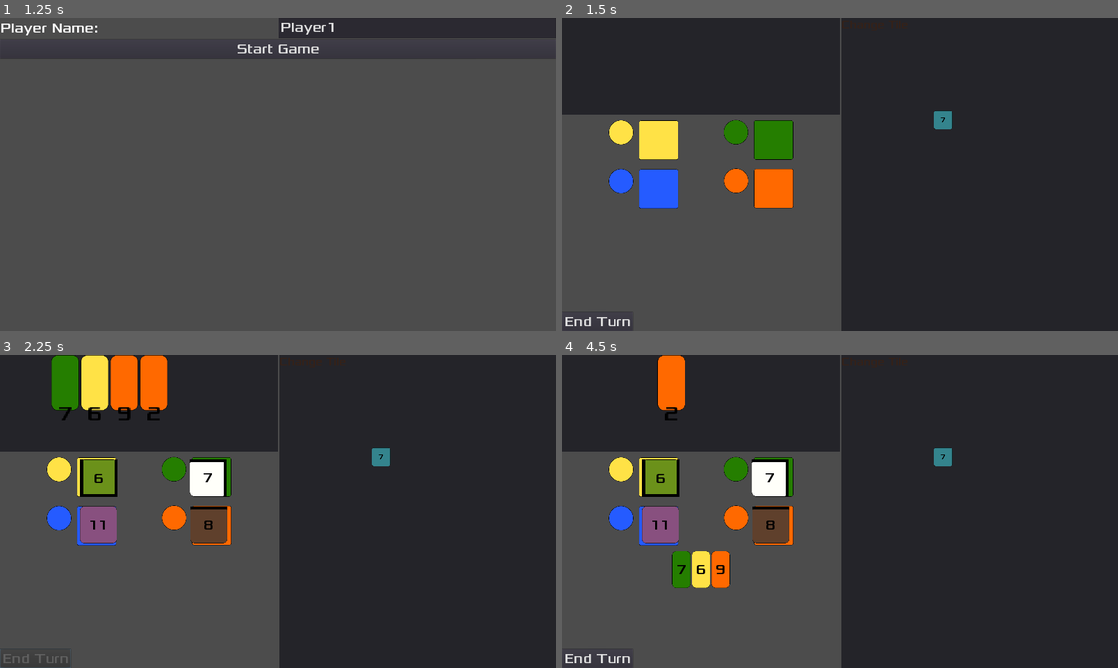
Above: before the commit, frames 1-4 (two rows, left to right).
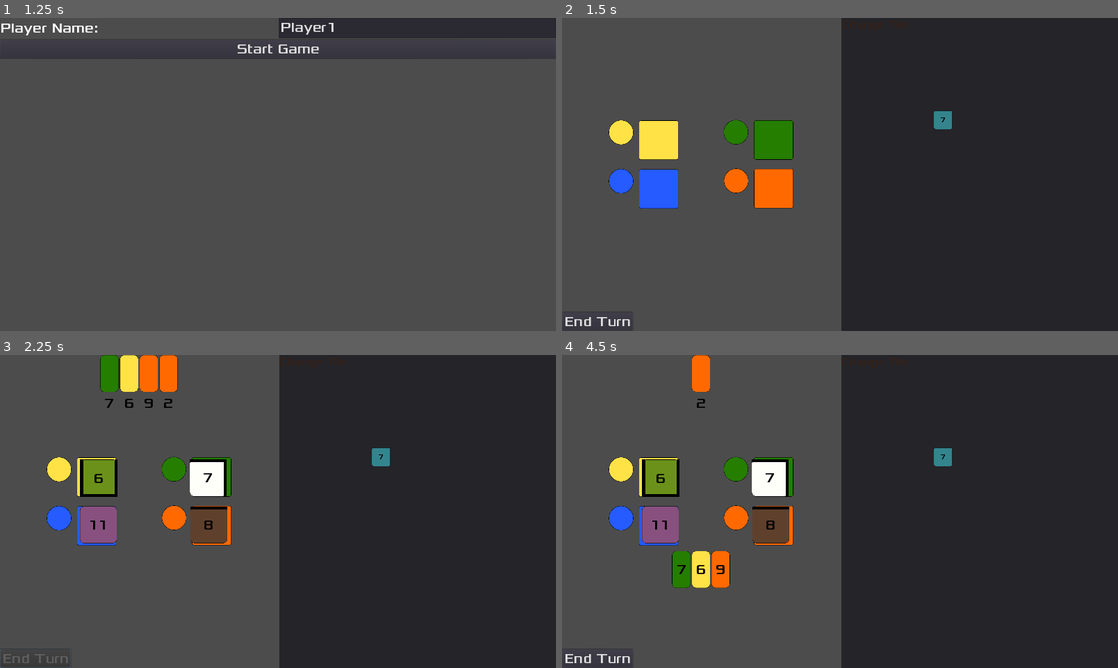
Above: after the commit, the same moments.

Repository: Structed/alcaramba
Game: Godot game, scene res://Drawable/MainMenu/MainMenu.tscn
Two runs of this game, one before a commit and one after it. Both use one fixed random seed, a clock stepped at 60 frames per second and the inputs below.
Inputs:
- Up to frame 1 (1.25 s): click "New Game" at 0.5 s
- Up to frame 2 (1.5 s): click "Start Game" at 1.25 s
- Up to frame 3 (2.25 s): click "End Turn" at 2 s
- Up to frame 4 (4.5 s): click "7" at 2.75 s; click "6" at 3.5 s; click "9" at 4.25 s

Frame 1 is identical in both runs. In frame 2, 15% of the frame differs, in the area x 0-50%, y 0-31%; in frame 3, 15%; in frame 4, 15%.

Commit message:
Refactor: Split Money Market out of Market

Diff:
--- a/src/alcaramba/Drawable/Market/Market.gd
+++ b/src/alcaramba/Drawable/Market/Market.gd
@@ -2,17 +2,17 @@
 
 const MAX_MARKET_CARDS = 4
 
-var card_scene = preload("res://Drawable/Card/MoneyCardDrawable.tscn")
 var tile_card_scene = preload("res://Drawable/Card/TileCardDrawable.tscn")
 
 onready var end_turn_button = get_node("%EndTurnButton")
 onready var tile_market = get_node("%TileMarket")
+onready var money_market = get_node("%MoneyMarket")
 
 
 # Called when the node enters the scene tree for the first time.
 func _ready():
 	Global.stack_tiles.shuffle()
-
+	money_market.connect("money_card_selected", self, "_on_money_card_selected")
 
 # Called every frame. 'delta' is the elapsed time since the previous frame.
 func _process(_delta):
@@ -23,12 +23,8 @@
 		end_turn_button.disabled = true
 
 
-func _get_active_money_card_count() -> int:
-	return $MarketsPanel/MoneyMarket/MoneyCards.get_child_count()
-
-
 func _check_can_refill_cards() -> bool:
-	if _get_active_money_card_count() < MAX_MARKET_CARDS || tile_market.cards_can_be_refilled():
+	if money_market.cards_can_be_refilled() || tile_market.cards_can_be_refilled():
 		return true
 	else:
 		return false
@@ -36,18 +32,8 @@
 
 func _on_EndTurnButton_pressed():
 	tile_market.refill_tiles()
-
-	var cards_to_refill_count = MAX_MARKET_CARDS - _get_active_money_card_count()
-	for _i in range(cards_to_refill_count):
-		var card = Global.stack_money.take_card()
-		var card_node = card_scene.instance()
-		card_node._card_info = card
-		$MarketsPanel/MoneyMarket/MoneyCards.add_child(card_node)
-		card_node.connect("pressed", self, "_on_MoneyCard_pressed", [card_node])
+	money_market.refill()
 
 
-func _on_MoneyCard_pressed(card_node: MoneyCardDrawable):
-	card_node.disconnect("pressed", self, "_on_MoneyCard_pressed")
-	Global.active_player.money_cards.add_card(card_node._card_info)
-	$MarketsPanel/MoneyMarket/MoneyCards.remove_child(card_node)
+func _on_money_card_selected(card_node: MoneyCardDrawable):
 	$MarketsPanel/Hand/Cards.add_child(card_node)
--- a/src/alcaramba/Drawable/Market/Market.tscn
+++ b/src/alcaramba/Drawable/Market/Market.tscn
@@ -1,8 +1,9 @@
-[gd_scene load_steps=6 format=2]
+[gd_scene load_steps=7 format=2]
 
 [ext_resource path="res://Drawable/Market/Market.gd" type="Script" id=1]
 [ext_resource path="res://Drawable/HandDrawable.tscn" type="PackedScene" id=2]
 [ext_resource path="res://Drawable/Market/TileMarket.tscn" type="PackedScene" id=3]
+[ext_resource path="res://Drawable/Market/MoneyMarket.tscn" type="PackedScene" id=4]
 [ext_resource path="res://Drawable/Town/Town.tscn" type="PackedScene" id=6]
 
 [sub_resource type="CanvasItemMaterial" id=1]
@@ -20,21 +21,13 @@
 size_flags_horizontal = 3
 size_flags_vertical = 3
 
-[node name="MoneyMarket" type="Panel" parent="MarketsPanel"]
+[node name="MoneyMarket" parent="MarketsPanel" instance=ExtResource( 4 )]
+unique_name_in_owner = true
+anchor_right = 0.0
+anchor_bottom = 0.0
 margin_right = 960.0
 margin_bottom = 333.0
-size_flags_horizontal = 3
-size_flags_vertical = 3
-
-[node name="MoneyCards" type="HBoxContainer" parent="MarketsPanel/MoneyMarket"]
-anchor_right = 1.0
-anchor_bottom = 1.0
-margin_right = -455.0
-margin_bottom = -64.0
-rect_scale = Vector2( 1.5, 1.5 )
-size_flags_horizontal = 3
-size_flags_vertical = 3
-alignment = 1
+rect_scale = Vector2( 1, 1 )
 
 [node name="TileMarket" parent="MarketsPanel" instance=ExtResource( 3 )]
 unique_name_in_owner = true
--- /dev/null
+++ b/src/alcaramba/Drawable/Market/MoneyMarket.gd
@@ -0,0 +1,32 @@
+extends HBoxContainer
+
+signal money_card_selected
+
+const MAX_MONEY_MARKET_CARDS = 4
+
+var card_scene = preload("res://Drawable/Card/MoneyCardDrawable.tscn")
+
+
+func cards_can_be_refilled():
+	return _get_active_money_card_count() < MAX_MONEY_MARKET_CARDS
+
+
+func _get_active_money_card_count() -> int:
+	return get_child_count()
+
+
+func refill():
+	var cards_to_refill_count = MAX_MONEY_MARKET_CARDS - _get_active_money_card_count()
+	for _i in range(cards_to_refill_count):
+		var card = Global.stack_money.take_card()
+		var card_node = card_scene.instance()
+		card_node._card_info = card
+		add_child(card_node)
+		card_node.connect("pressed", self, "_on_MoneyCard_pressed", [card_node])
+
+
+func _on_MoneyCard_pressed(card_node: MoneyCardDrawable):
+	card_node.disconnect("pressed", self, "_on_MoneyCard_pressed")
+	Global.active_player.money_cards.add_card(card_node._card_info)
+	remove_child(card_node)
+	emit_signal("money_card_selected", card_node)
--- /dev/null
+++ b/src/alcaramba/Drawable/Market/MoneyMarket.tscn
@@ -0,0 +1,12 @@
+[gd_scene load_steps=2 format=2]
+
+[ext_resource path="res://Drawable/Market/MoneyMarket.gd" type="Script" id=1]
+
+[node name="MoneyMarket" type="HBoxContainer"]
+anchor_right = 1.0
+anchor_bottom = 1.0
+rect_scale = Vector2( 1.5, 1.5 )
+size_flags_horizontal = 3
+size_flags_vertical = 3
+alignment = 1
+script = ExtResource( 1 )
